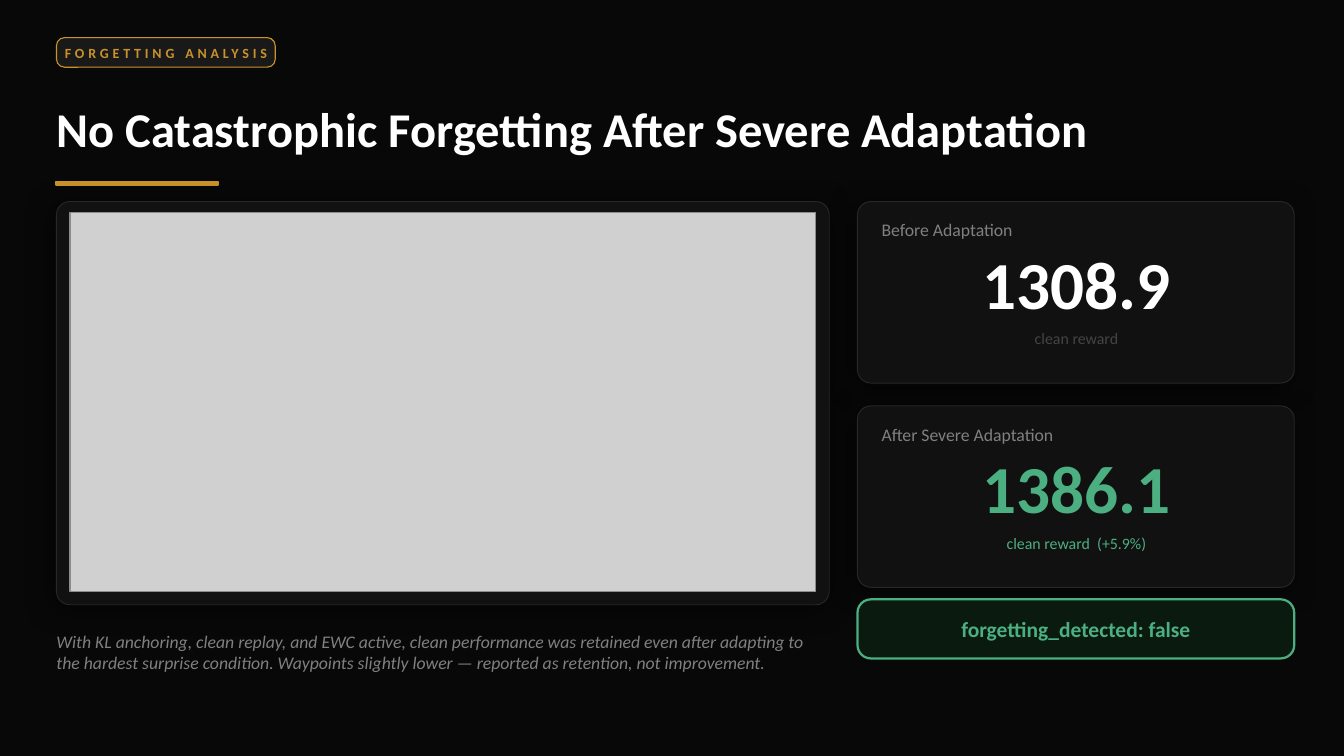
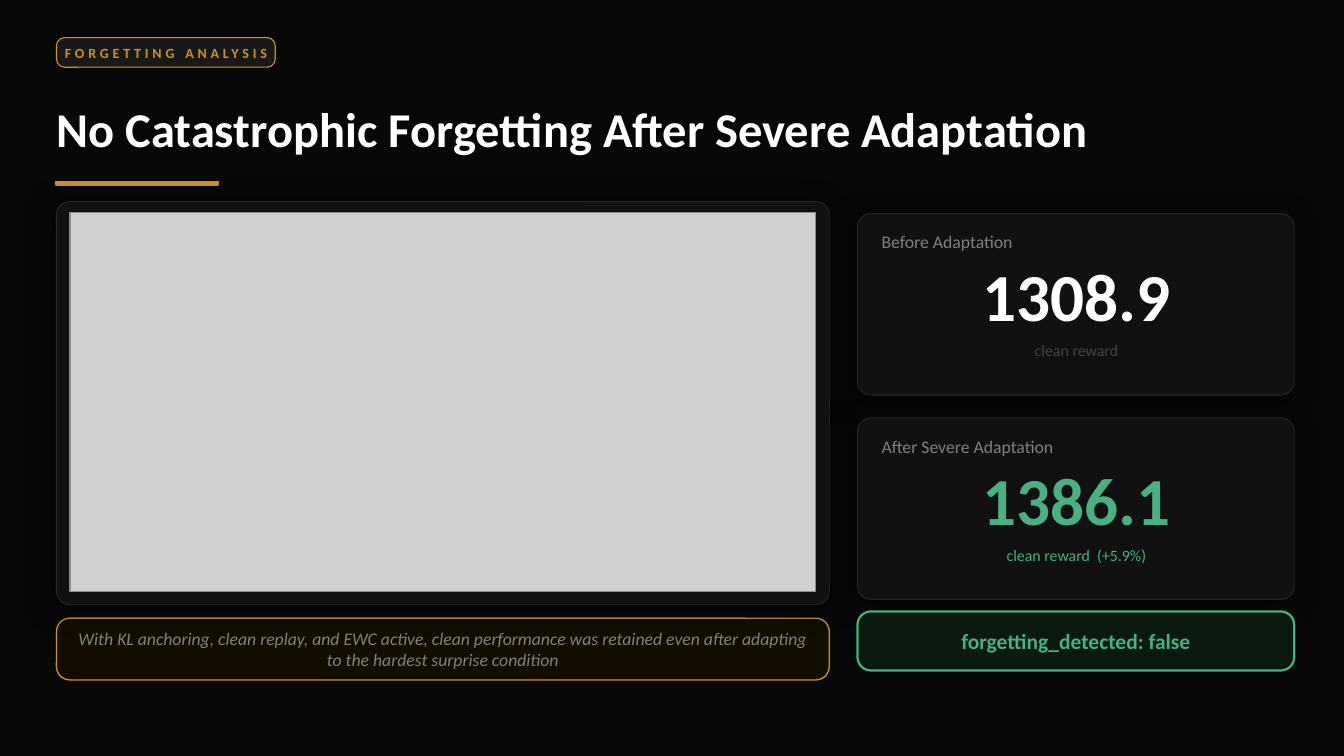
Before and after one commit to tanushsavadi/confidence-triggered-swarm, a slide deck: slide 6 of final_submission/confidence_triggered_swarm_premium.pptx. Drawn at 1344x756 pixels with LibreOffice and Linux fonts; fonts in the diff are those of the drawing; grey boxes stand for pictures. Boxes give left, top, right and bottom in pixels: in the first picture for what was removed or moved away, otherwise in the second. Text is boxed around its words. In the diff, an @@ line names an element or a change of style, - is before the commit and + after.

```diff
--- a/final_submission/confidence_triggered_swarm_premium.pptx
+++ b/final_submission/confidence_triggered_swarm_premium.pptx
@@ 6 texts, 2 rounded rectangles: place and size @@
-6 texts, 2 rounded rectangles at (857, 202, 1294, 587)
+6 texts, 2 rounded rectangles at (857, 214, 1294, 599)
@@ rounded rectangle added at (56, 618, 829, 680), fill #120D00, outline #C9922A 0.7 pt @@
@@ text "forgetting_detected: false": place and size @@
-text "forgetting_detected: false" at (961, 622, 1191, 641)
+text "forgetting_detected: false" at (961, 634, 1191, 653)
@@ rounded rectangle: place and size @@
-rounded rectangle at (857, 599, 1294, 659)
+rounded rectangle at (857, 612, 1294, 671)
@@ text at (78, 633, 806, 669): text changed @@
-With KL anchoring, clean replay, and EWC active, clean performance was retained even after adapting to the hardest surprise condition. Waypoints slightly lower — reported as retention, not improvement.
+With KL anchoring, clean replay, and EWC active, clean performance was retained even after adapting to the hardest surprise condition
```
Also in this commit, not shown: 3 other slides changed.
